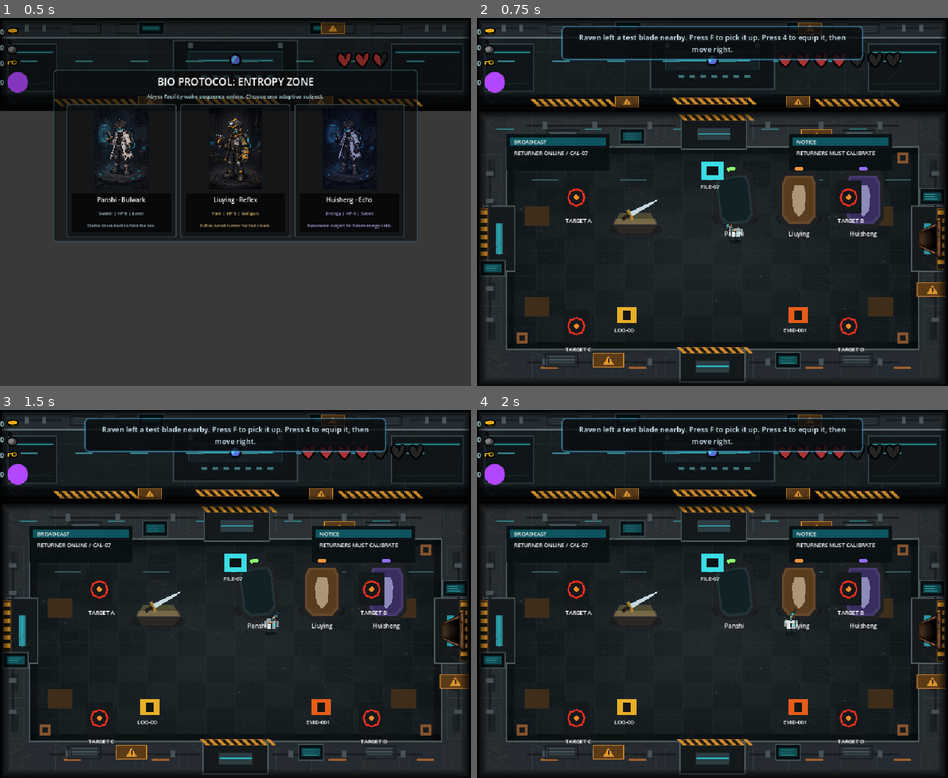
Above: before the commit, frames 1-4 (two rows, left to right).
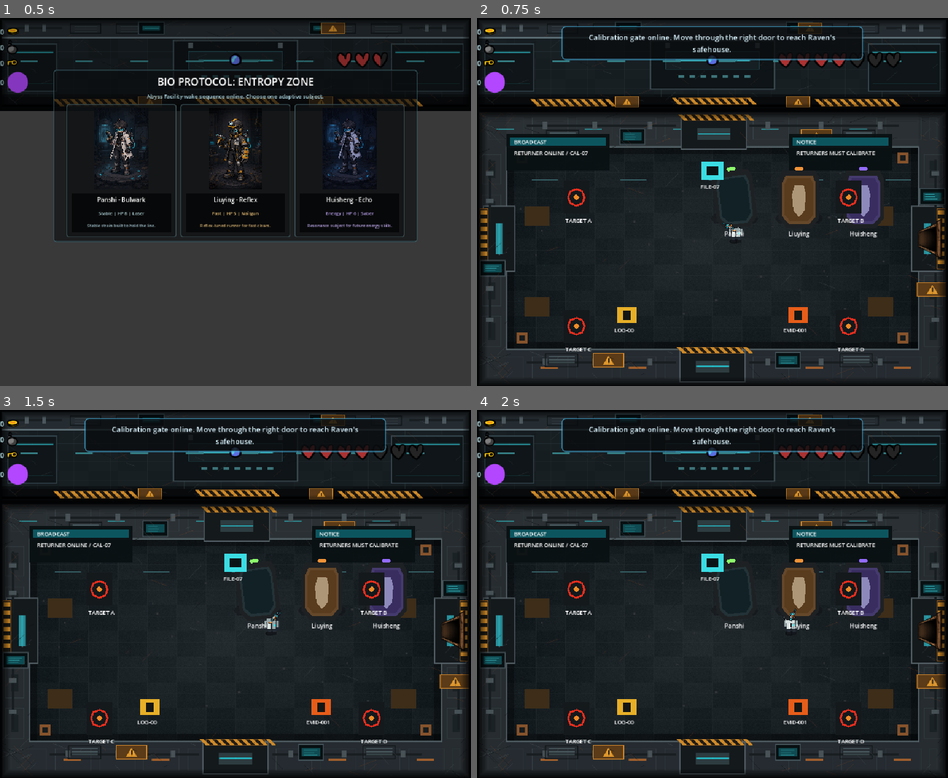
Above: after the commit, the same moments.

Repository: sjdcwejf/abandoned-lab-roguelite
Game: Godot game, scene res://tiny_wizard/main.tscn
The game is run twice, just before and just after one commit, with the same random seed, the same clock (stepped at 60 frames per second) and the same inputs.
Inputs (mouse positions are in pixels of both pictures, inside the frame that each line leads up to):
- Up to frame 1 (0.5 s): no input
- Up to frame 2 (0.75 s): click (599, 172) at 0.5 s
- Up to frame 3 (1.5 s): tap F (interact) at 1.25, 1.35 s; move the mouse to (339, 575) at 1.27 s; hold D (player_right) from 1.28 s (still down)
- Up to frame 4 (2 s): keep holding D (player_right)

Frame 1 is identical in both runs. In frame 2, 0.9% of the frame differs, in the area x 21-79%, y 4-57%; in frame 3, 0.9%; in frame 4, 0.9%.

Commit message:
Distribute tutorial flow across lab rooms

Diff:
--- a/tiny_wizard/room/lab_dungeon_generator.gd
+++ b/tiny_wizard/room/lab_dungeon_generator.gd
@@ -4,6 +4,7 @@
 
 const TUTORIAL_START_ROOM_SCENE := preload("res://tiny_wizard/room/room_types/lab_start_room.tscn")
 const START_ROOM_SCENE := preload("res://tiny_wizard/room/room_types/lab_formal_start_room.tscn")
+const TUTORIAL_RAVEN_SAFEHOUSE_ROOM_SCENE := preload("res://tiny_wizard/room/room_types/lab_tutorial_raven_safehouse_room.tscn")
 const TUTORIAL_COMBAT_ROOM_SCENE := preload("res://tiny_wizard/room/room_types/lab_tutorial_combat_room.tscn")
 const TUTORIAL_BOSS_ROOM_SCENE := preload("res://tiny_wizard/room/room_types/lab_tutorial_boss_room.tscn")
 const COMBAT_ROOM_A_SCENE := preload("res://tiny_wizard/room/room_types/room_1.tscn")
@@ -103,17 +104,23 @@
 	{
 		"coord": Vector2i(0, 0),
 		"type": "tutorial_start",
-		"label": "Cryo Wake Bay",
+		"label": "Abyss Calibration Gate",
 		"scene": TUTORIAL_START_ROOM_SCENE,
 	},
 	{
 		"coord": Vector2i(1, 0),
+		"type": "tutorial_merchant",
+		"label": "Raven Tutorial Safehouse",
+		"scene": TUTORIAL_RAVEN_SAFEHOUSE_ROOM_SCENE,
+	},
+	{
+		"coord": Vector2i(2, 0),
 		"type": "tutorial_combat",
 		"label": "Breach Training Lab",
 		"scene": TUTORIAL_COMBAT_ROOM_SCENE,
 	},
 	{
-		"coord": Vector2i(2, 0),
+		"coord": Vector2i(3, 0),
 		"type": "tutorial_boss",
 		"label": "Low-Grade Fusion Chamber",
 		"scene": TUTORIAL_BOSS_ROOM_SCENE,
--- a/tiny_wizard/room/room_types/lab_start_room.tscn
+++ b/tiny_wizard/room/room_types/lab_start_room.tscn
@@ -1,14 +1,13 @@
-[gd_scene load_steps=4 format=3]
+[gd_scene load_steps=3 format=3]
 
 [ext_resource type="PackedScene" path="res://tiny_wizard/room/room.tscn" id="1_base_room"]
-[ext_resource type="PackedScene" path="res://tiny_wizard/interactable_objects/weapon_stand/weapon_stand.tscn" id="2_weapon_stand"]
 [ext_resource type="PackedScene" path="res://tiny_wizard/interactable_objects/sleep_pod/sleep_pod.tscn" id="3_sleep_pod"]
 
 [node name="Room" instance=ExtResource("1_base_room")]
 lab_room_type = "start"
 lab_room_label = "Abyss Calibration Gate"
 
-[node name="CalibrationZone" type="Node2D" parent="." index="12"]
+[node name="CalibrationZone" type="Node2D" parent="." index="11"]
 y_sort_enabled = true
 
 [node name="FloorPanels" type="Node2D" parent="CalibrationZone"]
@@ -240,7 +239,3 @@
 character_id = "huisheng"
 pod_label = "Huisheng"
 accent_color = Color(0.58, 0.42, 1, 1)
-
-[node name="StarterWeaponStand" parent="." index="11" instance=ExtResource("2_weapon_stand")]
-position = Vector2(344, 232)
-target_slot_number = 4
--- /dev/null
+++ b/tiny_wizard/room/room_types/lab_tutorial_raven_safehouse_room.tscn
@@ -0,0 +1,17 @@
+[gd_scene load_steps=4 format=3]
+
+[ext_resource type="PackedScene" path="res://tiny_wizard/room/room.tscn" id="1_base_room"]
+[ext_resource type="PackedScene" path="res://tiny_wizard/interactable_objects/raven_merchant/raven_merchant.tscn" id="2_raven"]
+[ext_resource type="PackedScene" path="res://tiny_wizard/interactable_objects/weapon_stand/weapon_stand.tscn" id="3_weapon_stand"]
+
+[node name="Room" instance=ExtResource("1_base_room")]
+lab_room_type = "tutorial_merchant"
+lab_room_label = "Raven Tutorial Safehouse"
+
+[node name="RavenMerchant" parent="." index="8" instance=ExtResource("2_raven")]
+position = Vector2(650, 304)
+merchant_message = "Calibration cleared. Take the test blade before entering live training."
+
+[node name="TutorialWeaponStand" parent="." index="9" instance=ExtResource("3_weapon_stand")]
+position = Vector2(352, 318)
+target_slot_number = 4
--- a/tiny_wizard/tiny_wizard_main.gd
+++ b/tiny_wizard/tiny_wizard_main.gd
@@ -645,7 +645,9 @@
 
 	match room.lab_room_type:
 		"tutorial_start":
-			_show_tutorial_hint("Raven left a test blade nearby. Press F to pick it up. Press 4 to equip it, then move right.")
+			_show_tutorial_hint("Calibration gate online. Move through the right door to reach Raven's safehouse.")
+		"tutorial_merchant":
+			_show_tutorial_hint("Raven left a test blade here. Press F to pick it up. Press 4 to equip it, then continue right.")
 		"tutorial_combat":
 			_show_tutorial_hint("Clear the specimens. Open the cache for a Breach Charge. Press E to plant it, crack the resin, then recover the data.")
 		"tutorial_boss":
